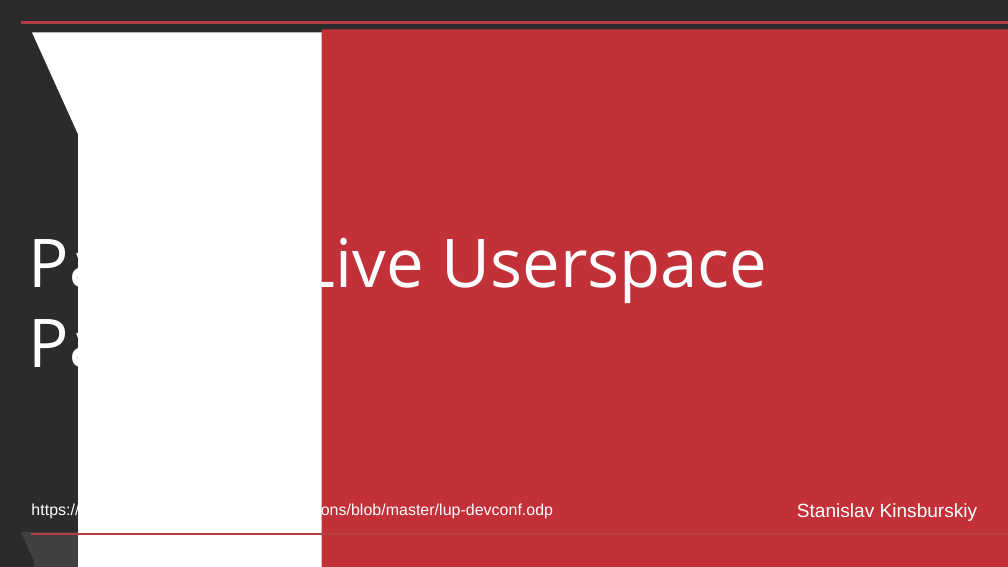
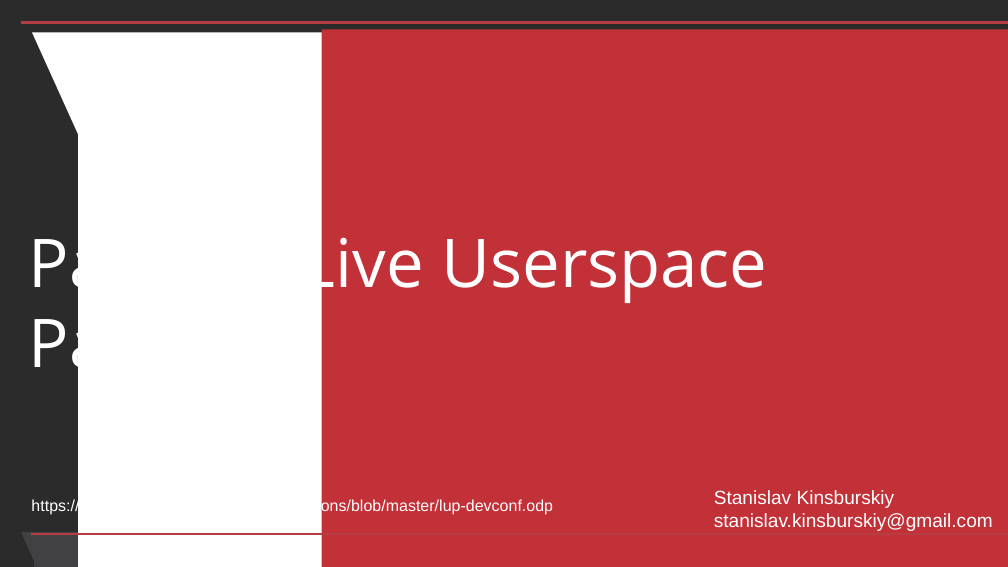
Before and after one commit to skinsbursky/presentations, a slide deck: slide 1 of lup-devconf.odp. Drawn at 1008x567 pixels with LibreOffice and Linux fonts; fonts in the diff are those of the drawing; background and template pictures are left out; a plain dark background stands for a picture behind light text. Boxes give left, top, right and bottom in pixels: in the first picture for what was removed or moved away, otherwise in the second. Text is boxed around its words. In the diff, an @@ line names an element or a change of style, - is before the commit and + after.

Commit message:
Painless Live Userspace Patching for DevConf.cz (2017) - cosmetic changes

```diff
--- a/lup-devconf.odp
+++ b/lup-devconf.odp
@@ text "https://github.com/skinsbursky/presentations/blob/master/lup ...": place and size @@
-text "https://github.com/skinsbursky/presentations/blob/master/lup ..." at box(31, 502, 553, 519)
+text "https://github.com/skinsbursky/presentations/blob/master/lup ..." at box(31, 498, 553, 515)
@@ text "Stanislav Kinsburskiy": place and size @@
-text "Stanislav Kinsburskiy" at box(797, 503, 978, 521)
+text "Stanislav Kinsburskiy" at box(714, 490, 993, 531)
@@ text at box(714, 513, 993, 531): paragraph added @@
+stanislav.kinsburskiy@gmail.com
```
Also in this commit, not shown: 3 other slides changed, 1 other file.
